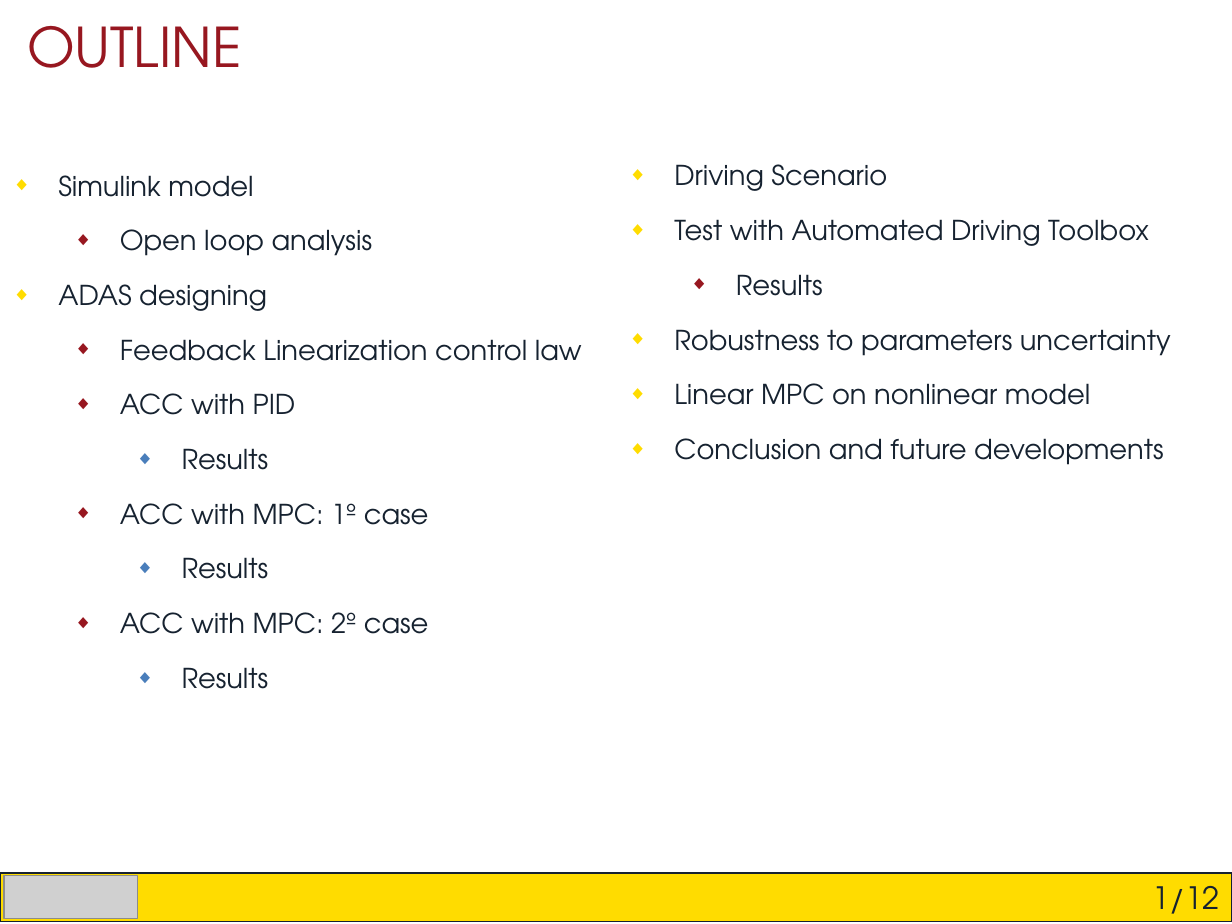
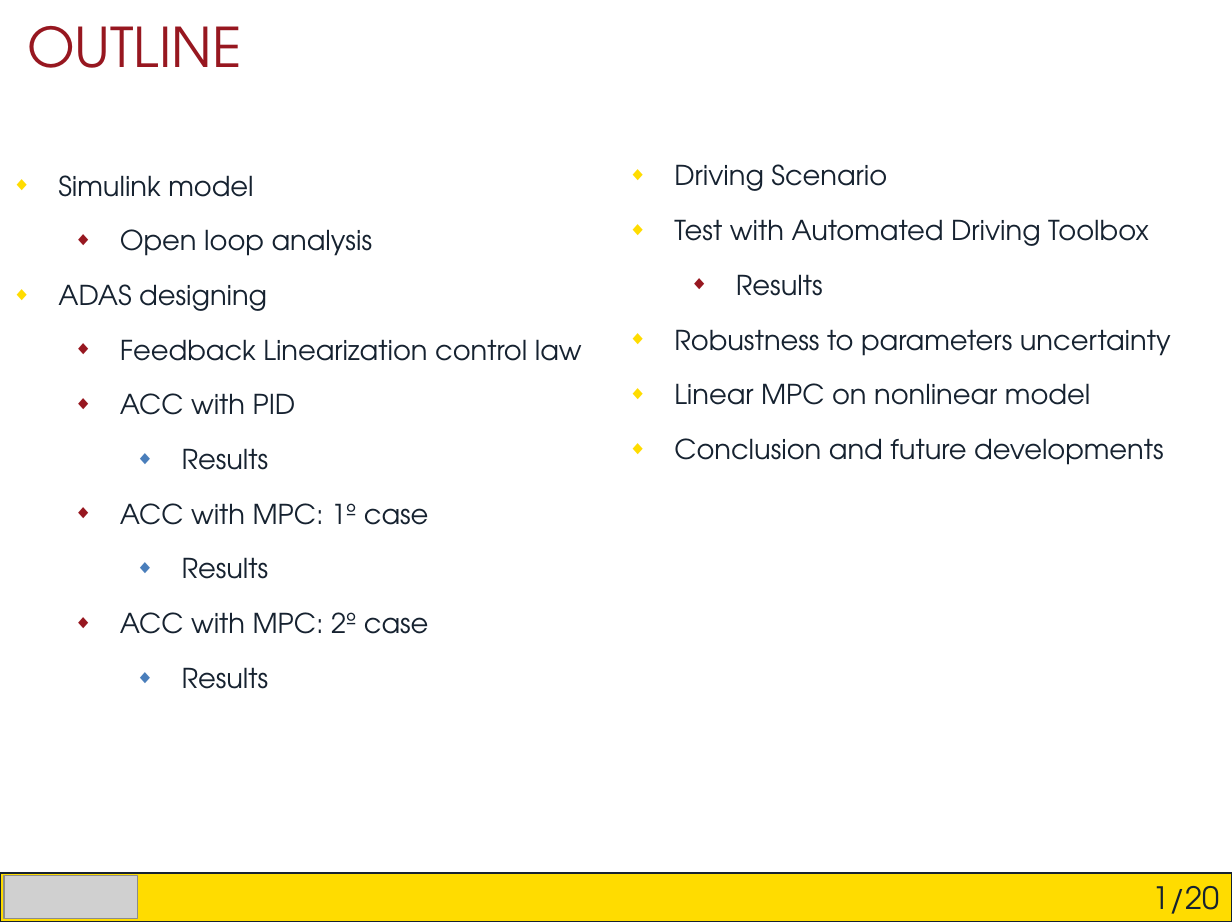
Before and after one commit to Arciro/CSAGV-project, a slide deck: slide 2 of Presentation.pptx. Drawn at 1232x924 pixels with LibreOffice and Linux fonts; fonts in the diff are those of the drawing; grey boxes stand for pictures. Boxes give left, top, right and bottom in pixels: in the first picture for what was removed or moved away, otherwise in the second. Text is boxed around its words. In the diff, an @@ line names an element or a change of style, - is before the commit and + after.

```diff
--- a/Presentation.pptx
+++ b/Presentation.pptx
@@ text in rectangle at bbox=[1153, 886, 1220, 924]: text changed @@
-1/12
+1/20
```
Also in this commit, not shown: 19 other slides changed.
